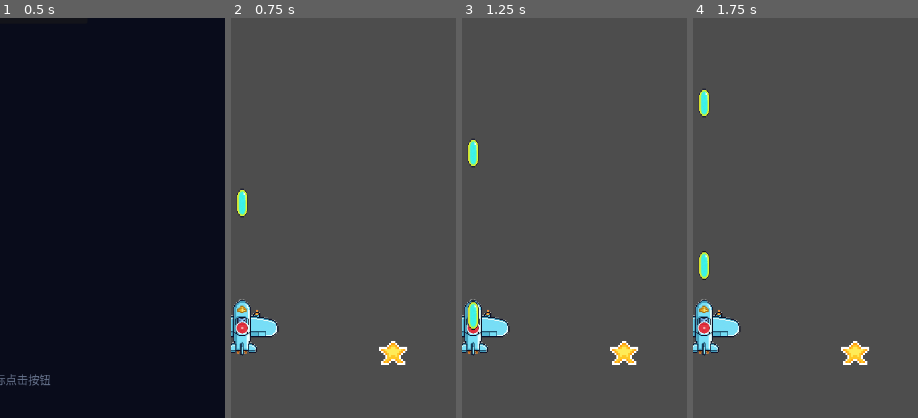
Above: before the commit, frames 1-4 (left to right).
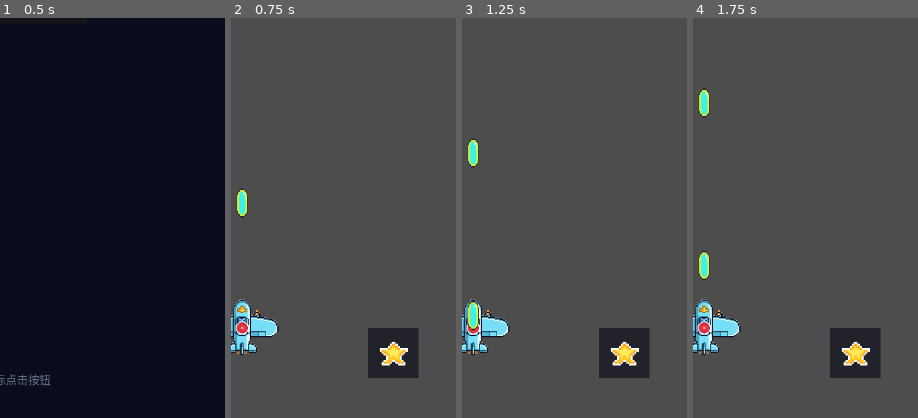
Above: after the commit, the same moments.

Repository: qingzhixing/plane-war
Game: Godot game, scene res://scenes/MainMenu.tscn
Two runs of this game, one before a commit and one after it. Both use one fixed random seed, a clock stepped at 60 frames per second and the inputs below. Sound files missing from this copy of the repository are replaced by a short silence.
Inputs:
- Up to frame 1 (0.5 s): no input
- Up to frame 2 (0.75 s): click "开始游戏" at 0.5 s
- Up to frame 3 (1.25 s): no input
- Up to frame 4 (1.75 s): click "暂停" at 1.25 s
The pictures show only the part of the screen within x 50-100%, y 50-100%; the shares and areas given below are measured in that part.

Frame 1 is identical in both runs. In frame 2, 2.5% of the frame differs, in the area x 60-84%, y 77-90%; in frame 3, 2.5%; in frame 4, 2.5%.

Commit message:
🎨 UI: 为星形符卡按钮添加半透明框并修正绘制顺序
Made-with: Cursor

Diff:
--- a/scenes/ui/SpellStarButton.tscn
+++ b/scenes/ui/SpellStarButton.tscn
@@ -8,6 +8,32 @@
 offset_bottom = 25.0
 scale = Vector2(5.5, 5.5)
 mouse_filter = 2
-texture_normal = ExtResource("2_jg7eg")
 stretch_mode = 3
 script = ExtResource("1")
+
+[node name="Frame" type="ColorRect" parent="." unique_id=454517572]
+layout_mode = 1
+anchors_preset = 15
+anchor_right = 1.0
+anchor_bottom = 1.0
+grow_horizontal = 2
+grow_vertical = 2
+mouse_filter = 2
+color = Color(0.08, 0.08, 0.12, 0.75)
+
+[node name="StarIcon" type="TextureRect" parent="." unique_id=475180211]
+layout_mode = 1
+anchors_preset = 8
+anchor_left = 0.5
+anchor_top = 0.5
+anchor_right = 0.5
+anchor_bottom = 0.5
+offset_left = -16.0
+offset_top = -16.0
+offset_right = 16.0
+offset_bottom = 16.0
+grow_horizontal = 2
+grow_vertical = 2
+mouse_filter = 2
+texture = ExtResource("2_jg7eg")
+stretch_mode = 3
--- a/scripts/ui/spell_star_button.gd
+++ b/scripts/ui/spell_star_button.gd
@@ -6,6 +6,7 @@
 
 var _progress: float = 0.0
 var _frames: Array[Texture2D] = []
+@onready var _icon: TextureRect = $StarIcon
 
 
 func _ready() -> void:
@@ -38,8 +39,8 @@
 
 
 func _update_icon() -> void:
-	if _frames.is_empty():
+	if _icon == null or _frames.is_empty():
 		return
 	var idx: int = int(round(_progress * float(_frames.size() - 1)))
 	idx = clampi(idx, 0, _frames.size() - 1)
-	texture_normal = _frames[idx]
+	_icon.texture = _frames[idx]
